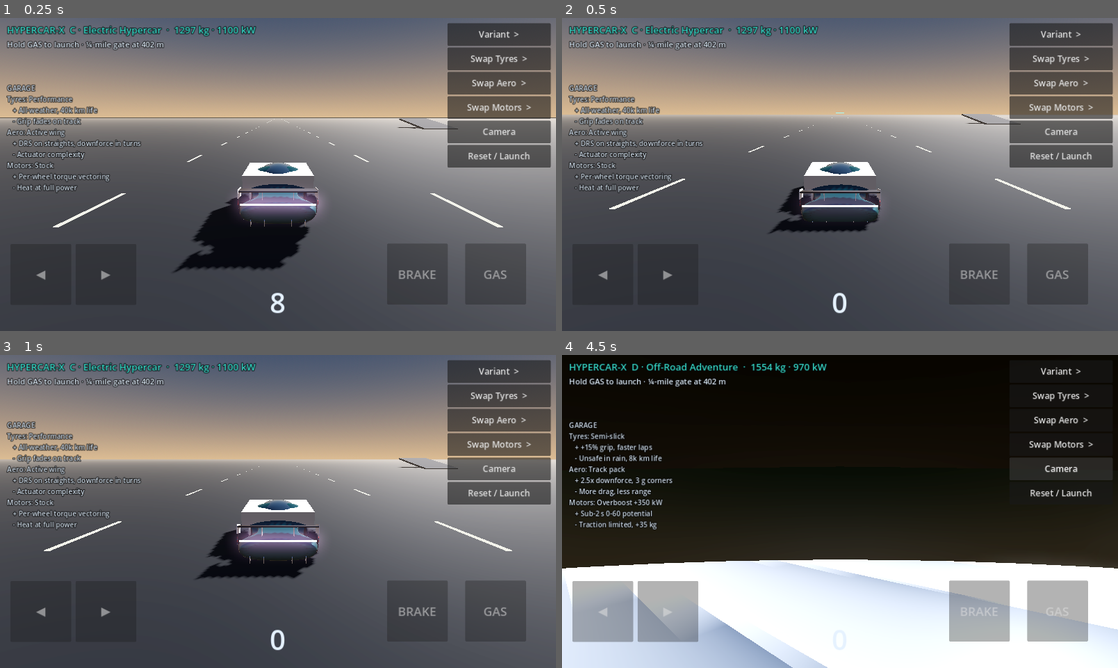
Above: before the commit, frames 1-4 (two rows, left to right).
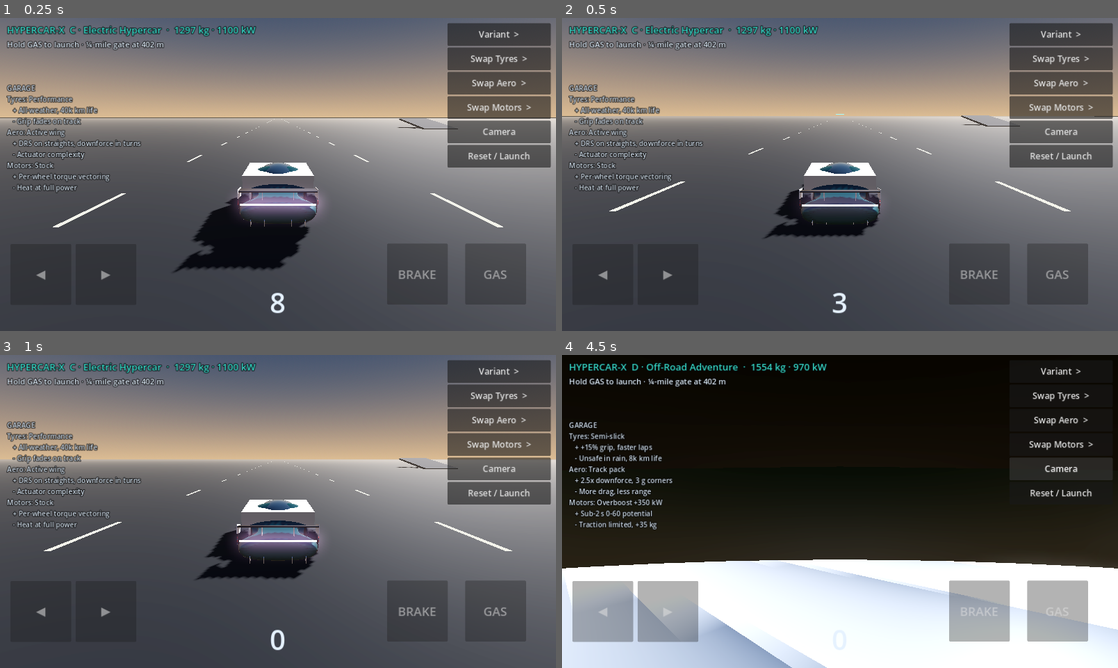
Above: after the commit, the same moments.

Repository: jaineil32624/hypercar-x
Game: Godot game, scene res://main.tscn
Two runs of this game, one before a commit and one after it. Both use one fixed random seed, a clock stepped at 60 frames per second and the inputs below.
Inputs:
- Up to frame 1 (0.25 s): no input
- Up to frame 2 (0.5 s): no input
- Up to frame 3 (1 s): hold D (steer_right) from 0.53 s (still down)
- Up to frame 4 (4.5 s): release D (steer_right) at 1.25 s; click "Variant >" at 1.25 s; click "Swap Tyres >" at 2 s; click "Swap Aero >" at 2.75 s; click "Swap Motors >" at 3.5 s; click "Camera" at 4.25 s

Frame 1 is identical in both runs. In frame 2, 1.8% of the frame differs, in the area x 0-100%, y 30-95%; in frame 3, 0.2%; in frame 4, less than 0.1%.

Commit message:
Godot: suspension force limit and grip calibrated to engineering model
Co-Authored-By: Claude Opus 5.5 <noreply@anthropic.com>
Claude-Session: https://claude.ai/code/session_0119tRvJpKU6TpkSKkQ8qQDf

Diff:
--- a/godot/main.gd
+++ b/godot/main.gd
@@ -302,8 +302,8 @@
 	}
 	car.mass = P["mass"]
 	for w in wheels:
-		w.wheel_friction_slip = P["mu"]
-		w.suspension_max_force = P["mass"] * 3.5
+		w.wheel_friction_slip = 0.8 * P["mu"]  # tuned so Godot 0-60 matches the Python model
+		w.suspension_max_force = P["mass"] * G * 1.6
 	if wing:
 		wing.visible = part_idx["Aero"] != 2
 	_update_part_label()
Not shown, added: docs/.nojekyll
